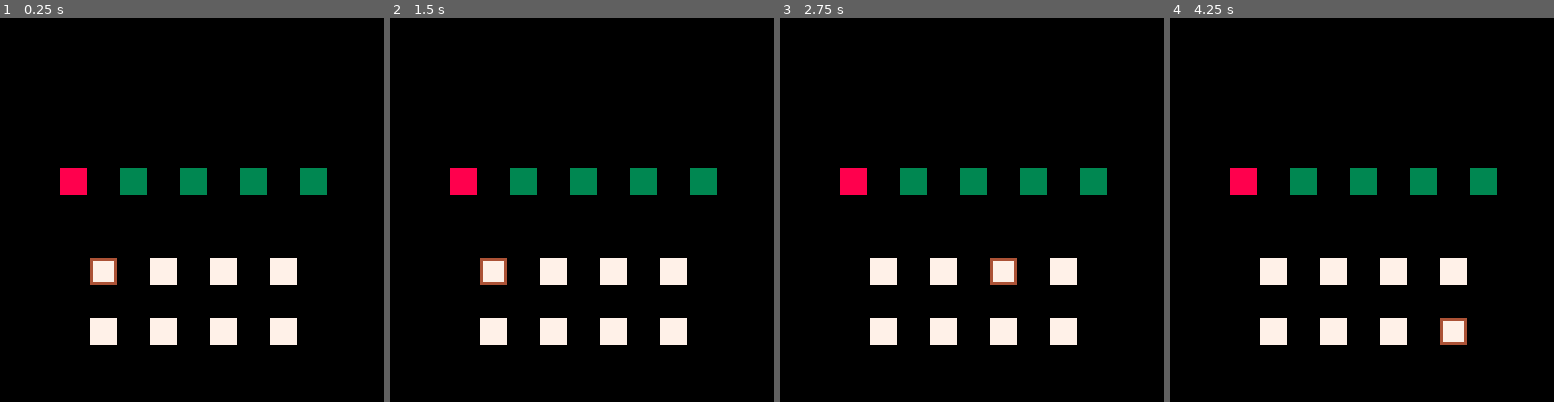
Above: before the commit, frames 1-4 (left to right).
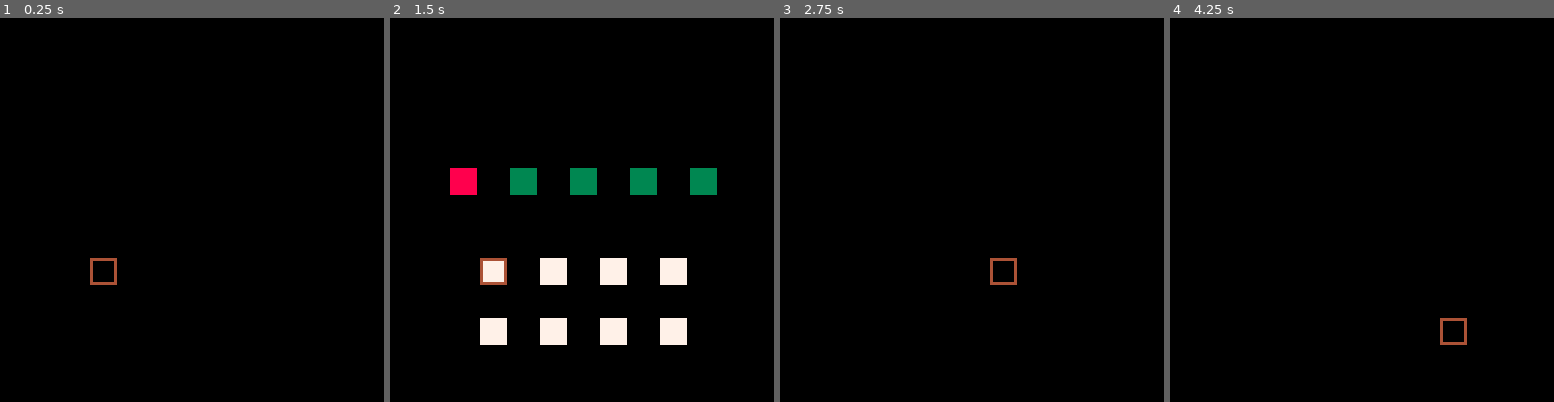
Above: after the commit, the same moments.

Repository: Ori-Rowan/mini-jam-204-cafe
Game: PICO-8 cartridge cafe-untitled.p8
The game is run twice, just before and just after one commit, with the same random seed, the same clock (stepped at 60 frames per second) and the same inputs.
Inputs:
- Up to frame 1 (0.25 s): no input
- Up to frame 2 (1.5 s): tap X (X key) at 0.33, 1.07 s; tap O (Z key) at 0.7 s
- Up to frame 3 (2.75 s): hold Right 1.6-2.1 s; tap O (Z key) at 1.7, 2.1, 2.5 s; tap X (X key) at 1.85 s; hold Up 2.15-2.42 s; hold Right from 2.47 s (still down)
- Up to frame 4 (4.25 s): tap O (Z key) every 0.4 s from 2.9 to 4.1 s; tap X (X key) at 2.97, 4.08 s; release Right at 3.03 s; hold Left 3.08-3.58 s; hold Down 3.63-3.97 s; hold Right from 4.02 s (still down)

The runs differ from the first frame. In frame 1, 6.2% of the frame differs, in the area x 15-86%, y 39-86%; in frame 2, nothing differs; in frame 3, 6.2%; in frame 4, 6.2%.

Commit message:
light system

Diff:
--- a/cafe-untitled.p8
+++ b/cafe-untitled.p8
@@ -16,6 +16,7 @@
 #include src\gameplay\customer_system\seat.p8.lua
 #include src\gameplay\customer_system\customer.p8.lua
 #include src\gameplay\customer_system\trashbin.p8.lua
+#include src\gameplay\light_system\light_system.p8.lua
 #include src\enums\ingredients_enum.p8.lua
 #include src\enums\recipies_enum.p8.lua
 #include src\scenes\menu_scene.p8.lua
--- a/src/enums/recipies_enum.p8.lua
+++ b/src/enums/recipies_enum.p8.lua
@@ -6,7 +6,7 @@
         },
     },
     CAPPUCCINO = {
-        name = "cappucino",
+        name = "cappuccino",
         ingredients = {
             INGREDIENTS_ENUM.COFFEE_BEANS,
             INGREDIENTS_ENUM.MILK
--- a/src/gameplay/grid_system/grid_item.p8.lua
+++ b/src/gameplay/grid_system/grid_item.p8.lua
@@ -17,8 +17,10 @@
 end
 
 function GridItem:draw()
-    local x,y = self.draw_pos.x,self.draw_pos.y
-    rectfill(x, y, x+8, y+8, self.color)
+    if _GLOBALS.light then
+        local x,y = self.draw_pos.x,self.draw_pos.y
+        rectfill(x, y, x+8, y+8, self.color)
+    end
 end
 
 function GridItem:draw_pointer()
--- /dev/null
+++ b/src/gameplay/light_system/light_system.p8.lua
@@ -0,0 +1,41 @@
+LightSystem = {}
+LightSystem.__index = LightSystem
+
+function LightSystem:new(t)
+    t = t or {}
+    local tbl = copy_table(t)
+
+    setmetatable(tbl, self)
+
+    assert(tbl.timer)
+
+    tbl.sleep = tbl.sleep or false
+
+    _GLOBALS.light = false
+
+    return tbl
+end
+
+
+function LightSystem:update()
+    if not self.sleep and btnp(4) then
+        self:switch()
+    end
+
+    if _GLOBALS.light then
+        self.timer -= 1
+    end
+
+    if self.timer == 0 then
+        EventSystem:emit("lights_ran_out")
+    end
+end
+
+function LightSystem:switch()
+    _GLOBALS.light = not _GLOBALS.light
+    if _GLOBALS.light then
+        log("lights on")
+    else
+        log("lights off")
+    end
+end
--- a/src/main.p8.lua
+++ b/src/main.p8.lua
@@ -1,5 +1,6 @@
 
 function _init()
+    _GLOBALS = {}
     SceneManager:enter_scene(GameScene)
 
     -- local test = CustomerSystem:new({seat_amount=4})
--- a/src/scenes/game_scene.p8.lua
+++ b/src/scenes/game_scene.p8.lua
@@ -15,6 +15,7 @@
 function GameScene:update()
     self.bar_grid:update()
     self.customer_system:update()
+    self.light_system:update()
 end
 
 function GameScene:draw()
@@ -25,6 +26,8 @@
 function GameScene:enter()
 
     EventSystem:clear()
+
+    self.light_system = LightSystem:new({timer = 2000})
 
     local product_stand = ProductStand:new({
         pos = {x = 3, y =1},
